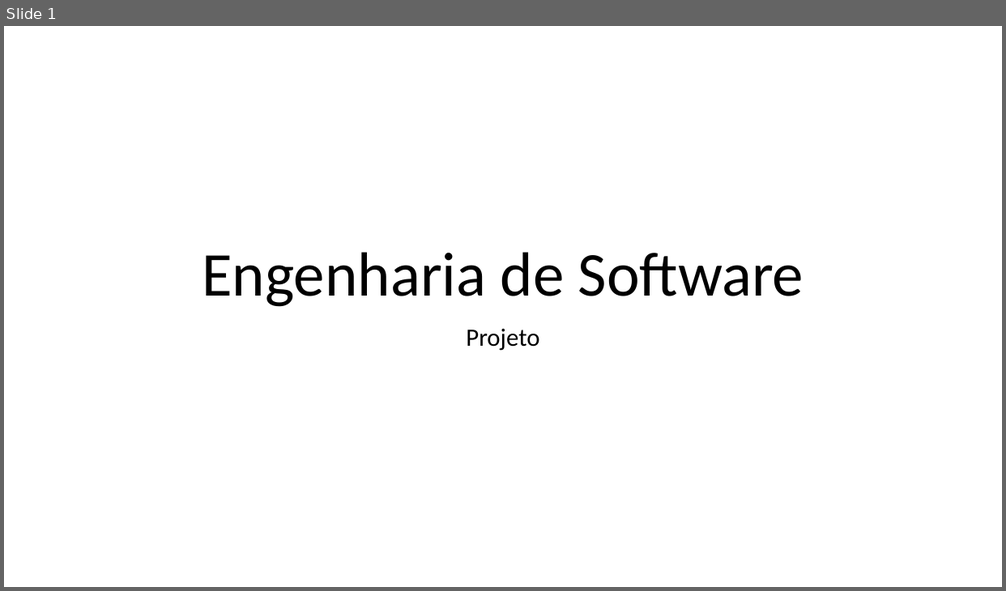
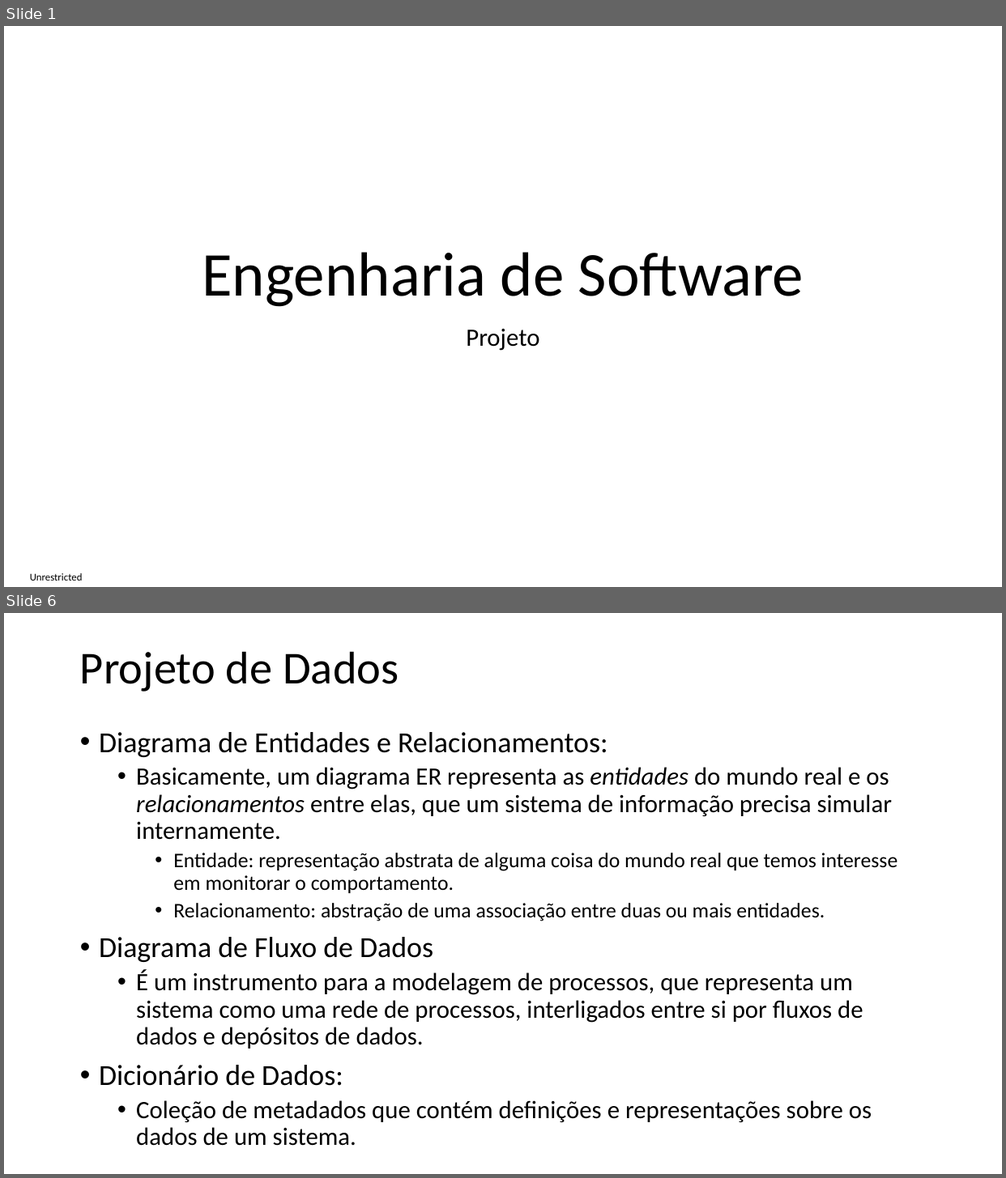
Before and after one commit to impagno/pwcamoes, a slide deck: Documentos/Engenharia de Software - Projeto.pptx. Shown one above the other, each under a label of ours: slide 1 before the commit, slides 1 and 6 after it; the slides between them are not shown. The pictures are 1006x591 and 1006x1178 pixels, drawn with LibreOffice and Linux fonts; fonts in the diff are those of the drawing. Boxes give left, top, right and bottom in pixels: in the first picture for what was removed or moved away, otherwise in the second. Text is boxed around its words. In the diff, an @@ line names an element or a change of style, - is before the commit and + after.

```diff
--- a/Documentos/Engenharia de Software - Projeto.pptx
+++ b/Documentos/Engenharia de Software - Projeto.pptx
@@ slide 6 added at (4,613,1002,1174), background #FFFFFF @@
@@ title added at (80,651,398,692), 44 pt, text #000000 @@
+Projeto de Dados
@@ text added at (99,732,898,1146), 24 pt, text #000000 @@
+• Diagrama de Entidades e Relacionamentos:
+  • Basicamente, um diagrama ER representa as entidades do mundo real e os relacionamentos entre elas, que um sistema de informação precisa simular internamente.
+    • Entidade: representação abstrata de alguma coisa do mundo real que temos interesse em monitorar o comportamento.
+    • Relacionamento: abstração de uma associação entre duas ou mais entidades.
+• Diagrama de Fluxo de Dados
+  • É um instrumento para a modelagem de processos, que representa um sistema como uma rede de processos, interligados entre si por fluxos de dados e depósitos de dados.
+• Dicionário de Dados:
+  • Coleção de metadados que contém definições e representações sobre os dados de um sistema.
@@ slide 1 changed as well @@
@@ text added at (30,574,83,581), 10 pt, text #000000 @@
+Unrestricted
```
Also in this commit, not shown: 13 other slides added, 5 slides removed.
